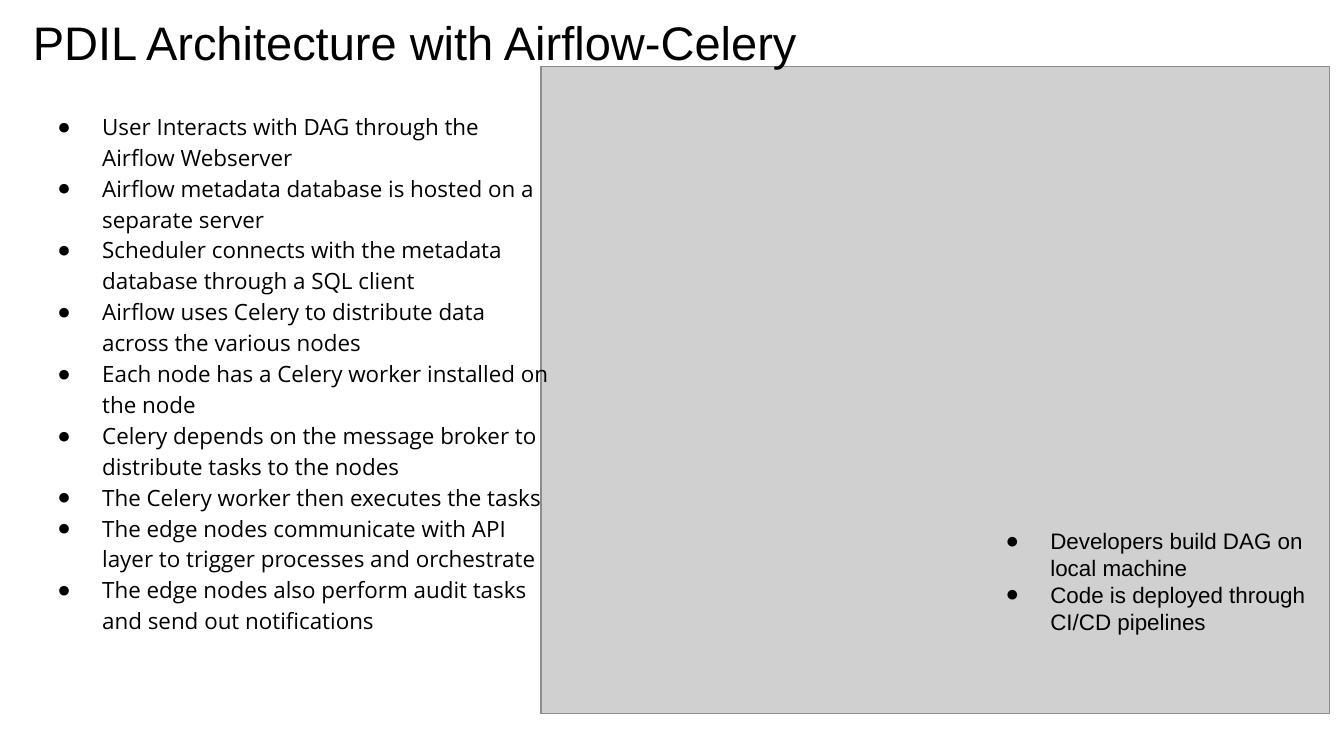
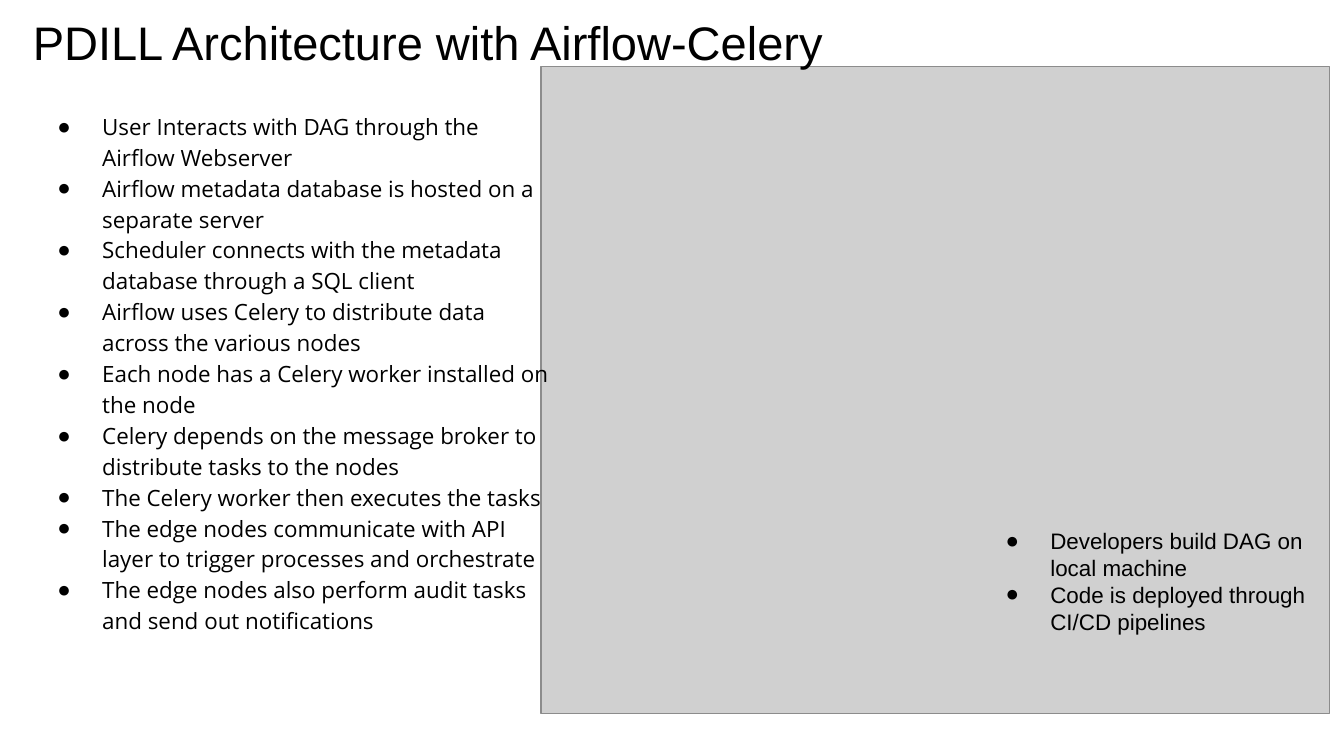
Before and after one commit to speedforcecompiler/stunning-goggles, a slide deck: slide 12 of Documents/AirflowSolution.pptx. Drawn at 1344x756 pixels with LibreOffice and Linux fonts; fonts in the diff are those of the drawing; grey boxes stand for pictures. Boxes give left, top, right and bottom in pixels: in the first picture for what was removed or moved away, otherwise in the second. Text is boxed around its words. In the diff, an @@ line names an element or a change of style, - is before the commit and + after.

Commit message:
Added Airflow PPT

```diff
--- a/Documents/AirflowSolution.pptx
+++ b/Documents/AirflowSolution.pptx
@@ title at [33, 26, 823, 69]: text changed @@
-PDIL Architecture with Airflow-Celery
+PDILL Architecture with Airflow-Celery
```
Also in this commit, not shown: 6 other slides changed, 1 slide added, 2 other files.
